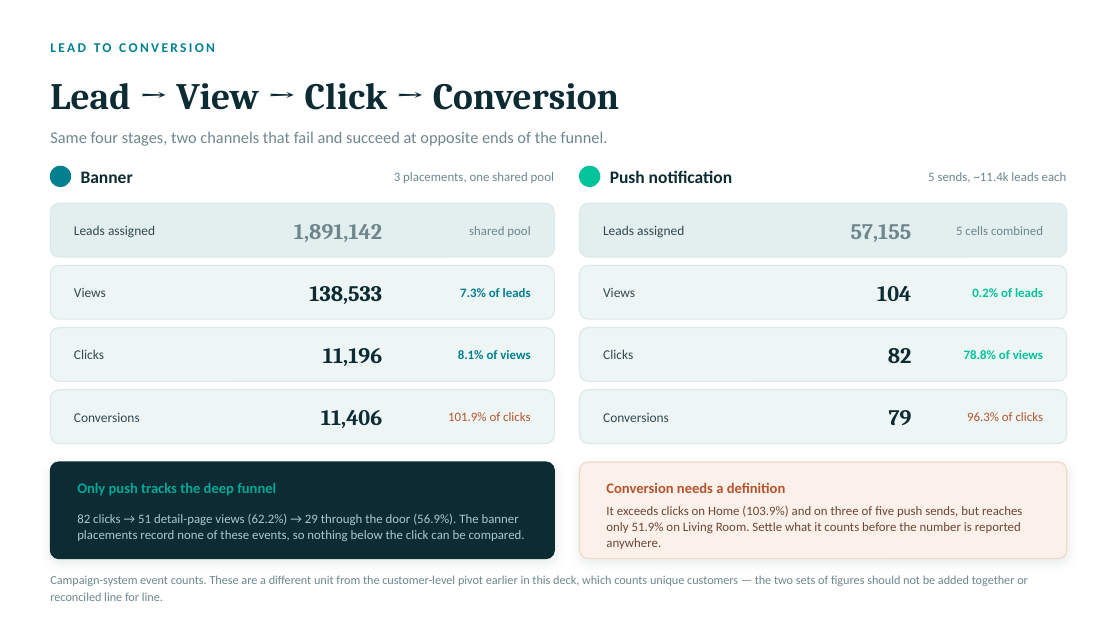
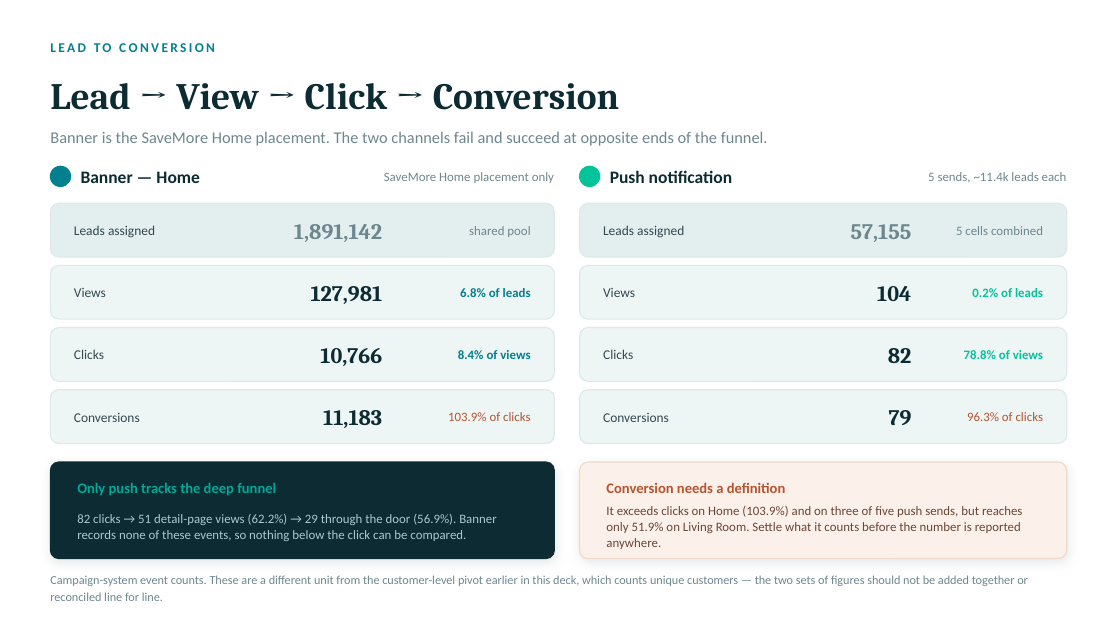
Before and after one commit to hweisim/claude_code, a slide deck: slide 9 of decks/campaign_funnel_summary.pptx. Drawn at 1120x630 pixels with LibreOffice and Linux fonts; fonts in the diff are those of the drawing. Boxes give left, top, right and bottom in pixels: in the first picture for what was removed or moved away, otherwise in the second. Text is boxed around its words. In the diff, an @@ line names an element or a change of style, - is before the commit and + after.

```diff
--- a/decks/campaign_funnel_summary.pptx
+++ b/decks/campaign_funnel_summary.pptx
@@ text at (x1=50, y1=131, x2=768, y2=146): text changed @@
-Same four stages, two channels that fail and succeed at opposite ends of the funnel.
+Banner is the SaveMore Home placement. The two channels fail and succeed at opposite ends of the funnel.
@@ text at (x1=81, y1=171, x2=199, y2=183): text changed @@
-Banner
+Banner — Home
@@ text at (x1=384, y1=172, x2=554, y2=183): text changed @@
-3 placements, one shared pool
+SaveMore Home placement only
@@ text at (x1=311, y1=286, x2=383, y2=304): text changed @@
-138,533
+127,981
@@ text at (x1=460, y1=288, x2=531, y2=297): text changed @@
-7.3% of leads
+6.8% of leads
@@ text at (x1=320, y1=348, x2=382, y2=366): text changed @@
-11,196
+10,766
@@ text at (x1=458, y1=350, x2=530, y2=359): text changed @@
-8.1% of views
+8.4% of views
@@ text at (x1=323, y1=410, x2=382, y2=428): text changed @@
-11,406
+11,183
@@ text at (x1=448, y1=412, x2=531, y2=421): text changed @@
-101.9% of clicks
+103.9% of clicks
@@ text at (x1=77, y1=514, x2=497, y2=541): text changed @@
-82 clicks → 51 detail-page views (62.2%) → 29 through the door (56.9%). The banner placements record none of these events, so nothing below the click can be compared.
+82 clicks → 51 detail-page views (62.2%) → 29 through the door (56.9%). Banner records none of these events, so nothing below the click can be compared.
```
Also in this commit, not shown: 1 other slide changed, 1 other file.
